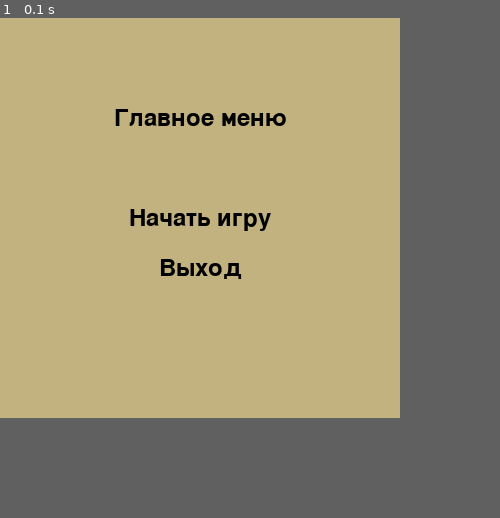
Above: before the commit, frame 1.
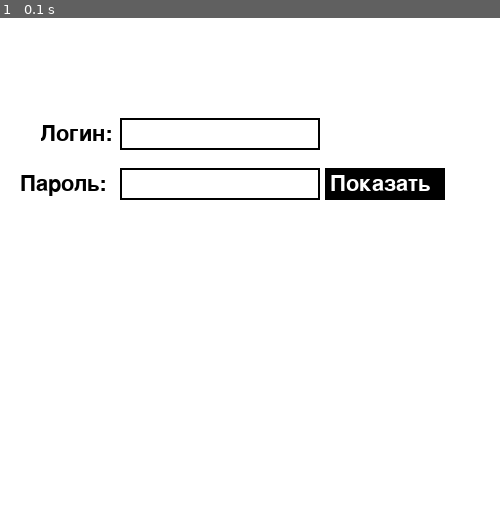
Above: after the commit, the same moment.

Repository: THESANYA777/PyGame---SHILOV
Game: pygame game, started from main.py
The game is run twice, just before and just after one commit, with the same random seed, the same clock (stepped at 60 frames per second) and the same inputs.
Inputs:
- Up to frame 1 (0.1 s): no input
The window is 400x400 before the commit and 500x500 after it. Grey fills any space a smaller window leaves; there, only what the larger window draws over its background counts as a difference.

The runs differ from the first frame. In frame 1, 64% of the frame differs, in the area x 0-89%, y 0-80%.

Commit message:
autentification with csv

Diff:
--- a/main.py
+++ b/main.py
@@ -1,6 +1,7 @@
 import pygame
 import sys
 import random
+import csv
 
 # Инициализация Pygame
 pygame.init()
@@ -152,6 +153,141 @@
     current_fruit_img = random.choice(fruit_images_by_level[5])
 
 
+def authenticate():
+    login = ''
+    password = ''
+    show_password = False
+    login_active = False
+    password_active = False
+    # Создаем два шрифта: один для обычного текста, другой для сообщения об ошибке
+    font = pygame.font.Font(None, 32)
+    error_font = pygame.font.Font(None, 24)  # Меньший шрифт для сообщений об ошибках
+
+    # Значение screen_size является шириной экрана
+    screen_size = 500  # Пример ширины экрана
+    screen = pygame.display.set_mode((screen_size, screen_size))  # Устанавливаем размер окна
+
+    message = ''  # Сообщение об ошибке или статусе
+
+    login_rect = pygame.Rect(120, 100, 200, 32)  # Поле ввода логина
+    password_rect = pygame.Rect(120, 150, 200, 32)  # Поле ввода пароля
+
+    # Увеличиваем ширину прямоугольника кнопки
+    show_password_rect = pygame.Rect(325, 150, 120, 32)  # Увеличенная ширина
+
+    # Функция для проверки существующих учетных данных
+    def check_existing_credentials(login, password):
+        try:
+            with open('credentials.csv', 'r', newline='', encoding='utf-8') as csvfile:
+                reader = csv.reader(csvfile)
+                for row in reader:
+                    if row[0] == login:
+                        return row[1] == password
+                return None  # Логин не найден
+        except FileNotFoundError:
+            return None  # Файл не найден
+
+    while True:
+        screen.fill((255, 255, 255))
+
+        # Отрисовка текстовых меток для полей ввода
+        login_label = font.render("Логин:", True, BLACK)
+        password_label = font.render("Пароль:", True, BLACK)
+        screen.blit(login_label, (login_rect.x - 80, login_rect.y + 5))
+        screen.blit(password_label, (password_rect.x - 100, password_rect.y + 5))
+
+        # Отрисовка прямоугольников для ввода
+        pygame.draw.rect(screen, BLACK, login_rect, 2)
+        pygame.draw.rect(screen, BLACK, password_rect, 2)
+        pygame.draw.rect(screen, BLACK, show_password_rect)
+
+        # Отображение текста кнопки
+        show_password_text = font.render("Показать" if not show_password else "Скрыть", True, WHITE)
+        screen.blit(show_password_text, (show_password_rect.x + 5, show_password_rect.y + 5))
+
+        # Отображение введенного логина и пароля
+        login_surf = font.render(login, True, BLACK)
+        password_display = password if show_password else '*' * len(password)
+        password_surf = font.render(password_display, True, BLACK)
+        screen.blit(login_surf, (login_rect.x + 5, login_rect.y + 5))
+        screen.blit(password_surf, (password_rect.x + 5, password_rect.y + 5))
+
+        # Отображение сообщения об ошибке меньшим шрифтом
+        if message:
+            message_surf = error_font.render(message, True, RED)
+            # Центрируем сообщение по горизонтали
+            message_rect = message_surf.get_rect(center=(screen_size / 2, 280))
+            screen.blit(message_surf, message_rect.topleft)
+
+        for event in pygame.event.get():
+            # Проверяем события Pygame
+            if event.type == pygame.QUIT:
+                # Если событие - запрос на выход (например, закрытие окна)
+                pygame.quit()  # Закрыть Pygame
+                sys.exit()  # Выход из программы
+            if event.type == pygame.MOUSEBUTTONDOWN:
+                # Если событие - нажатие кнопки мыши
+                if login_rect.collidepoint(event.pos):
+                    # Если клик мыши внутри прямоугольника логина
+                    login_active = True  # Активировать поле ввода логина
+                    password_active = False  # Деактивировать поле ввода пароля
+                elif password_rect.collidepoint(event.pos):
+                    # Если клик мыши внутри прямоугольника пароля
+                    password_active = True  # Активировать поле ввода пароля
+                    login_active = False  # Деактивировать поле ввода логина
+                elif show_password_rect.collidepoint(event.pos):
+                    # Если клик мыши внутри прямоугольника кнопки "Показать/Скрыть пароль"
+                    show_password = not show_password  # Переключить отображение пароля
+                else:
+                    # Если клик вне полей ввода и кнопки
+                    login_active = False  # Деактивировать поле ввода логина
+                    password_active = False  # Деактивировать поле ввода пароля
+            if event.type == pygame.KEYDOWN:
+                # Если событие - нажатие клавиши на клавиатуре
+                if login_active:
+                    # Если активно поле ввода логина
+                    if event.key == pygame.K_BACKSPACE:
+                        # Если нажата клавиша Backspace
+                        login = login[:-1]  # Удалить последний символ из логина
+                    else:
+                        login += event.unicode  # Добавить введенный символ к логину
+                elif password_active:
+                    # Если активно поле ввода пароля
+                    if event.key == pygame.K_BACKSPACE:
+                        # Если нажата клавиша Backspace
+                        password = password[:-1]  # Удалить последний символ из пароля
+                    else:
+                        password += event.unicode  # Добавить введенный символ к паролю
+
+                if event.key == pygame.K_RETURN and login and password:
+                    # Если нажата клавиша Enter и введены логин и пароль
+                    existing_password = check_existing_credentials(login, password)
+                    # Проверяем, существует ли уже такой логин с паролем
+                    if existing_password is not None:
+                        # Если логин уже существует
+                        if existing_password:
+                            # Если пароль правильный
+                            return True
+                        else:
+                            # Если пароль неправильный
+                            message = "Этот логин уже существует с другим паролем."
+                    else:
+                        # Если логин новый
+                        with open('credentials.csv', 'a', newline='', encoding='utf-8') as csvfile:
+                            writer = csv.writer(csvfile)
+                            writer.writerow([login, password])  # Запись логина и пароля в CSV
+                        message = "Новый пользователь успешно зарегистрирован."
+                        return True  # Возвращаем True при успешной регистрации
+
+            pygame.display.flip()  # Обновляем содержимое экрана
+            clock.tick(30)  # Ограничиваем частоту кадров
+
+    return False  # Возвращаем False, если аутентификация не была успешной
+
+
+authenticate()
+
+
 # Функция для отображения экрана "Главное меню"
 def main_menu():
     # Очищаем экран и устанавливаем цвет фона
